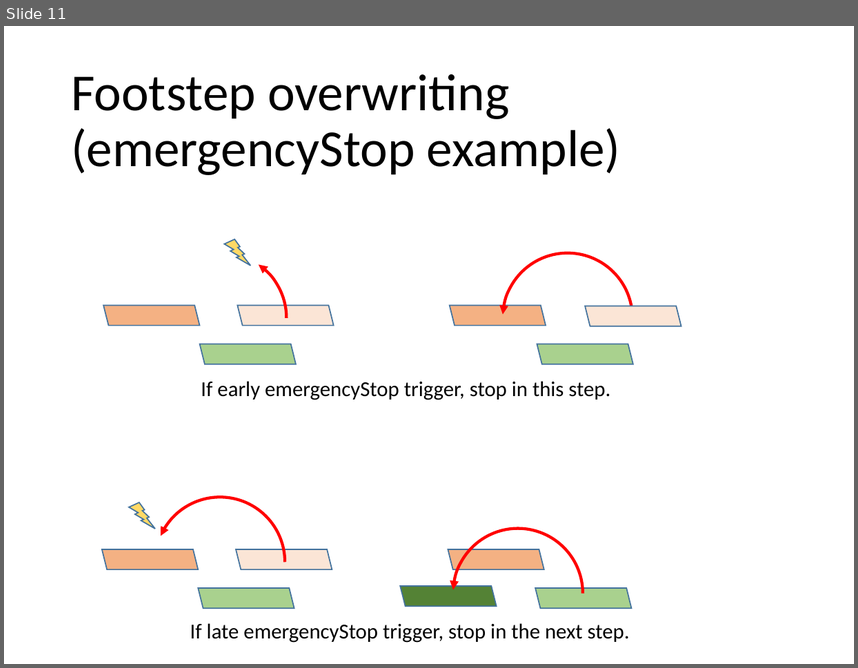
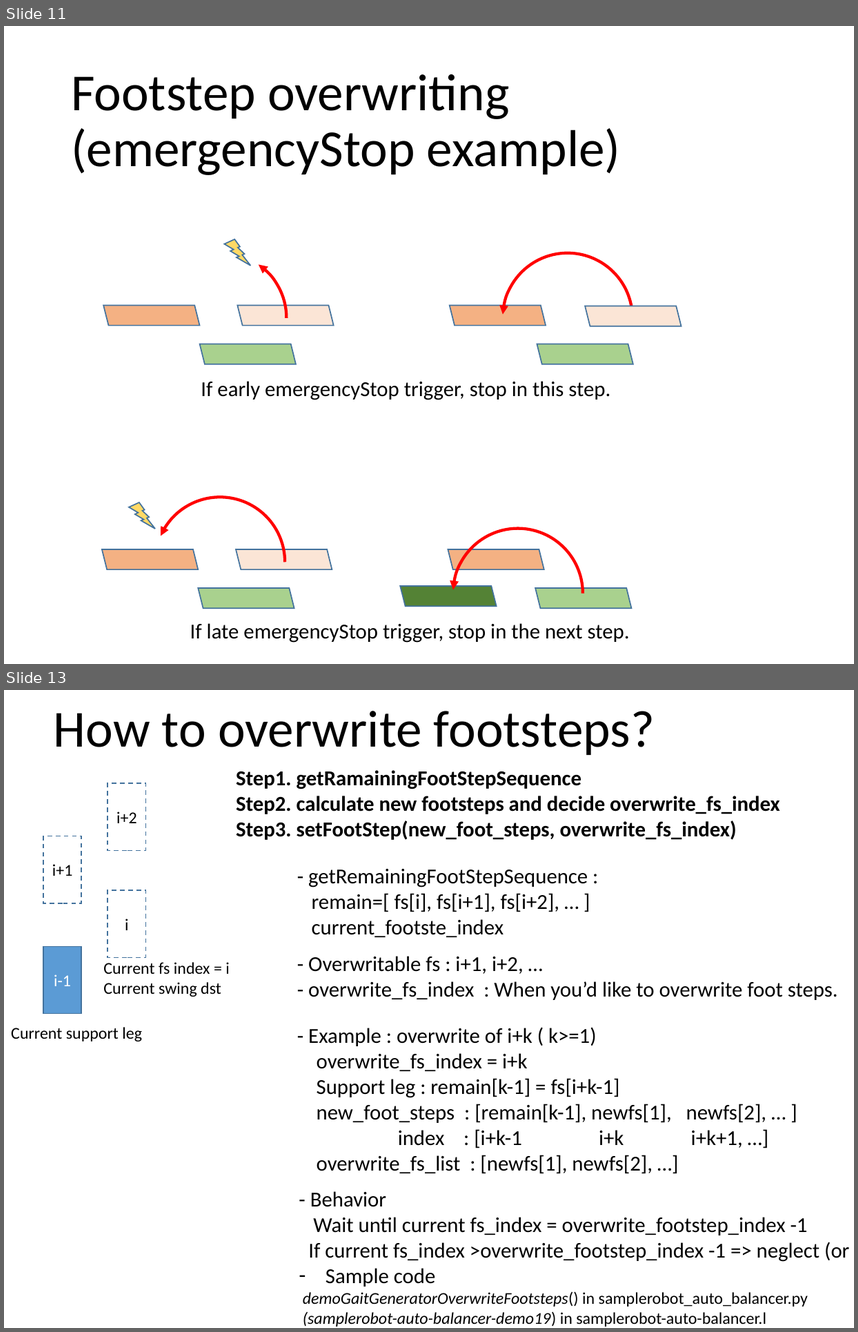
Before and after one commit to fkanehiro/hrpsys-base, a slide deck: rtc/AutoBalancer/hrpsys_AutoBalancer_GaitGenerator_memo.pptx. Shown one above the other, each under a label of ours: slide 11 before the commit, slides 11 and 13 after it; the slides between them are not shown. The pictures are 858x668 and 858x1332 pixels, drawn with LibreOffice and Linux fonts; fonts in the diff are those of the drawing. Boxes give left, top, right and bottom in pixels: in the first picture for what was removed or moved away, otherwise in the second. Text is boxed around its words. In the diff, an @@ line names an element or a change of style, - is before the commit and + after.

Commit message:
[rtc/AutoBalancer/hrpsys_AutoBalancer_GaitGenerator_memo.pptx] Update memo slide to add footstep overwriting

```diff
--- a/rtc/AutoBalancer/hrpsys_AutoBalancer_GaitGenerator_memo.pptx
+++ b/rtc/AutoBalancer/hrpsys_AutoBalancer_GaitGenerator_memo.pptx
@@ slide 13 added at box(4, 690, 854, 1328), background #FFFFFF @@
@@ title added at box(54, 711, 655, 755), 44 pt, text #000000 @@
+How to overwrite footsteps?
@@ text added at box(236, 770, 780, 840), 18 pt, text #000000, bold @@
+Step1. getRamainingFootStepSequence
+Step2. calculate new footsteps and decide overwrite_fs_index
+Step3. setFootStep(new_foot_steps, overwrite_fs_index)
@@ rectangle added at box(107, 784, 146, 851), outline #43739E 1 pt dashed, 14 pt, text #000000 @@
+i+2
@@ rectangle added at box(43, 836, 81, 903), outline #43739E 1 pt dashed, 14 pt, text #000000 @@
+i+1
@@ text added at box(308, 869, 588, 937), 18 pt, text #000000 @@
+- getRemainingFootStepSequence :
+remain=[ fs[i], fs[i+1], fs[i+2], … ]
+current_footste_index
@@ rectangle added at box(107, 891, 146, 958), outline #43739E 1 pt dashed, 14 pt, text #000000 @@
+i
@@ rectangle added at box(43, 946, 81, 1013), fill #5B9BD5, outline #43739E 1 pt, 14 pt, text #FFFFFF @@
+i-1
@@ text added at box(308, 956, 838, 1000), 18 pt, text #000000 @@
+- Overwritable fs : i+1, i+2, …
+- overwrite_fs_index : When you’d like to overwrite foot steps.
@@ text added at box(103, 962, 229, 996), 14 pt, text #000000 @@
+Current fs index = i
+Current swing dst
@@ text added at box(11, 1027, 142, 1041), 14 pt, text #000000 @@
+Current support leg
@@ text added at box(308, 1027, 767, 1174), 18 pt, text #000000 @@
+- Example : overwrite of i+k ( k>=1)
+overwrite_fs_index = i+k
+Support leg : remain[k-1] = fs[i+k-1]
+new_foot_steps : [remain[k-1], newfs[1], newfs[2], … ]
+index : [i+k-1 i+k i+k+1, …]
+overwrite_fs_list : [newfs[1], newfs[2], …]
@@ text added at box(303, 1191, 849, 1326), 18 pt, text #000000 @@
+- Behavior
+Wait until current fs_index = overwrite_footstep_index -1
+If current fs_index >overwrite_footstep_index -1 => neglect (or estop?)
+– Sample code
+demoGaitGeneratorOverwriteFootsteps() in samplerobot_auto_balancer.py
+(samplerobot-auto-balancer-demo19) in samplerobot-auto-balancer.l
```
Also in this commit, not shown: 1 other slide added.
